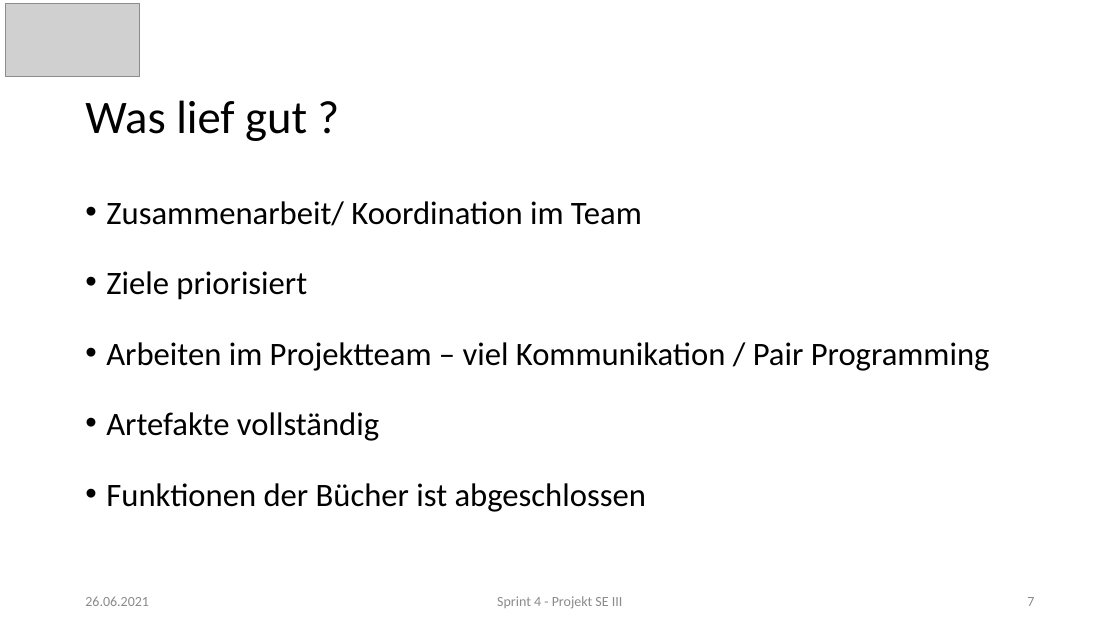
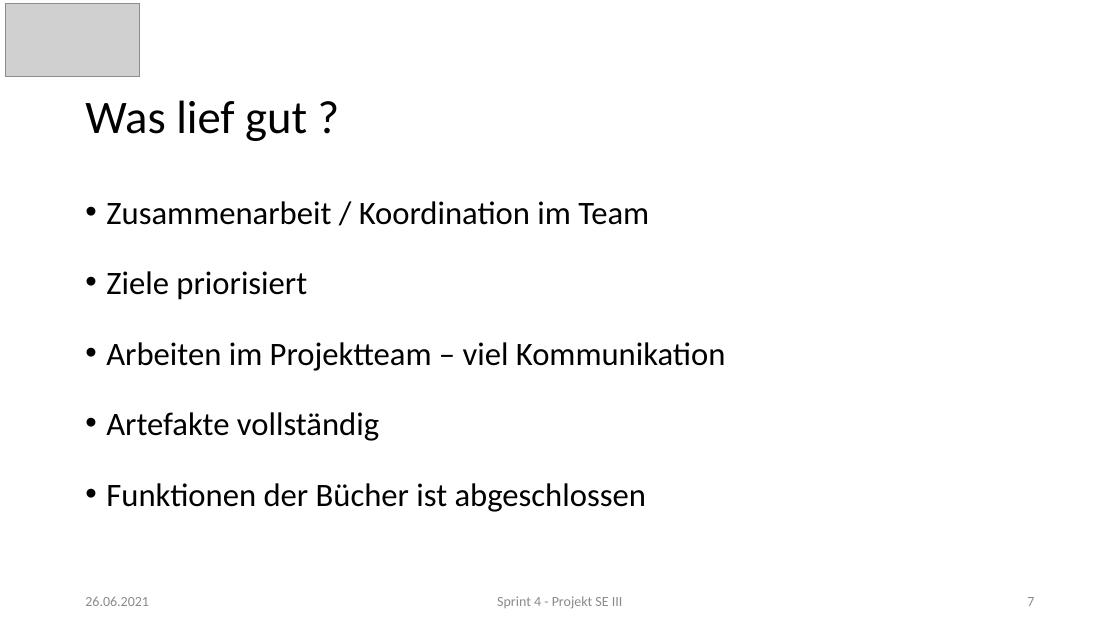
Before and after one commit to sjoerdwol/semigutesprogrammieren, a slide deck: slide 7 of artifacts/sprint_4/artifact_6-presentation.pptx. Drawn at 1120x630 pixels with LibreOffice and Linux fonts; fonts in the diff are those of the drawing; grey boxes stand for pictures. Boxes give left, top, right and bottom in pixels: in the first picture for what was removed or moved away, otherwise in the second. Text is boxed around its words. In the diff, an @@ line names an element or a change of style, - is before the commit and + after.

Commit message:
sprint 4 - modified artifact 6 (presentation)

```diff
--- a/artifacts/sprint_4/artifact_6-presentation.pptx
+++ b/artifacts/sprint_4/artifact_6-presentation.pptx
@@ text at (106,201,649,225): spaces changed @@
-• Zusammenarbeit/ Koordination im Team
+• Zusammenarbeit / Koordination im Team
@@ text at (106,342,726,371): text changed @@
-• Arbeiten im Projektteam – viel Kommunikation / Pair Programming
+• Arbeiten im Projektteam – viel Kommunikation
```
